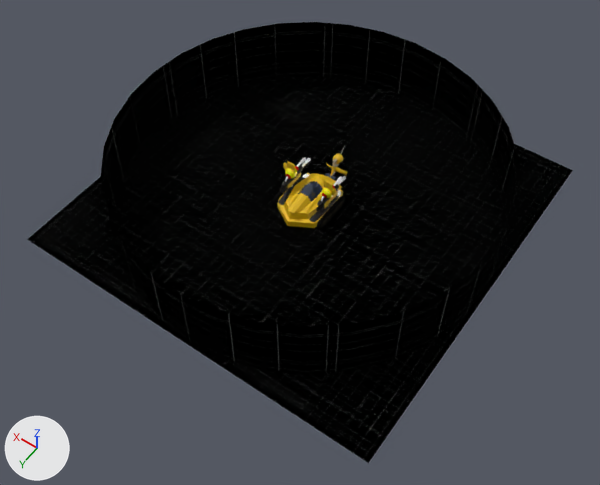
What one commit did to the Blender file artwork/bots/bot-2.blend.
Both versions are drawn from a camera (50 mm lens) standing at (-8.02, 11.63, 16.43) and looking at (-0.53, 1.15, -0.04). Arrows for +X, +Y and +Z are at lower left; the lights stay in place.

The scene before the commit, as lines of its bpy script (objects in view):
```python
ob_botbody1 = bpy.data.objects.new('BotBody1', me_cube)
ob_botbody1.parent = ob_botempty
ob_botbody1.location = (0.0, -0.0472, 0.5)
ob_botbody1.scale = (0.8, 1.0, 0.5)
ob_floor = bpy.data.objects.new('Floor', me_plane_001)
ob_floor.location = (0.0, 0.0, 0.0)
ob_floor.scale = (5.08, 5.08, 5.08)
ob_wall = bpy.data.objects.new('Wall', me_cylinder_004)
ob_wall.location = (0.0, 0.0, 0.94)
ob_wall.scale = (5.0, 5.0, 1.0)
```
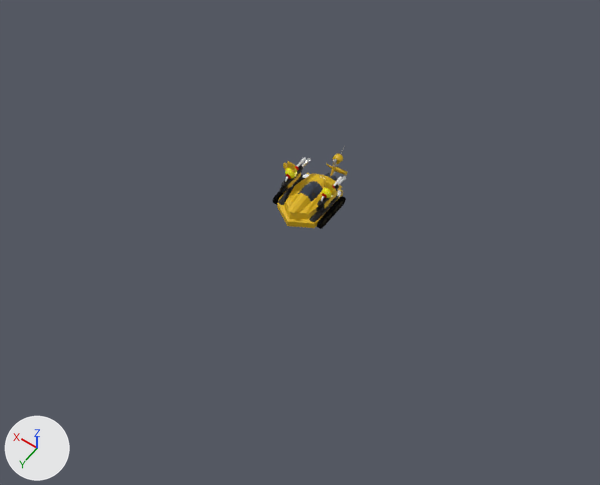
The change, as a diff of the scene's bpy script:
```diff
--- a/artwork/bots/bot-2.blend.py
+++ b/artwork/bots/bot-2.blend.py
@@ img_set_1_badge_4_png @@
+img_set_1_badge_4_png = load_image('set-1-badge-4.png', '../images/badges/export/set-1-badge-4.png', 200, 200, 'sRGB')
@@ mat_floor @@
 n0 = _N.new('ShaderNodeOutputMaterial'); n0.name = 'Material Output'
-n1 = _N.new('ShaderNodeTexImage'); n1.name = 'Image Texture'
-n1.image = img_floor_1_png
 n2 = _N.new('ShaderNodeBsdfPrincipled'); n2.name = 'Principled BSDF'
@@ mat_floor @@
 n2.inputs[13].default_value = 0.0  # 'Specular IOR Level'
-n3 = _N.new('ShaderNodeValToRGB'); n3.name = 'ColorRamp'
-while len(n3.color_ramp.elements) > 1: n3.color_ramp.elements.remove(n3.color_ramp.elements[-1])
-n3.color_ramp.elements[0].position = 0.305; n3.color_ramp.elements[0].color = (0.0, 0.0, 0.0, 1.0)
-_e = n3.color_ramp.elements.new(0.682); _e.color = (1.0, 1.0, 1.0, 1.0)
+n1 = _N.new('ShaderNodeTexImage'); n1.name = 'Image Texture'
+n1.image = img_floor_1_png
 _L.new(n2.outputs[0], n0.inputs[0])  # 'BSDF' to 'Surface'
-_L.new(n1.outputs[0], n3.inputs[0])  # 'Color' to 'Factor'
-_L.new(n3.outputs[0], n2.inputs[0])  # 'Color' to 'Base Color'
+_L.new(n1.outputs[0], n2.inputs[0])  # 'Color' to 'Base Color'
@@ mat_matbodydecal1 @@
+mat_matbodydecal1 = bpy.data.materials.new('MatBodyDecal1')
+# colours: yellow #dbb100
+# uses the picture img_set_1_badge_4_png
@@ me_cube @@
 # used by ob_botbody1; parent = ob_botempty; location = (0.0, -0.0472, 0.5); scale = (0.8, 1.0, 0.5)
-me_cube.from_pydata(...)  # 115 vertices, 104 faces; spans x 0.0..0.8, y -1.03..0.99, z -1.0..0.39
+me_cube.from_pydata(...)  # 238 vertices, 236 faces; spans x -0.8..0.8, y -1.03..0.99, z -1.0..0.39
+# me_cube part 1
+# 4 vertices are removed from x 0.0..0.15, y -0.67..-0.46, z -0.2..0.1
+# 18 faces are deleted
+# 2 vertices move from x 0.12..0.13, y -0.54..-0.43, z -0.11..0.06 to x 0.13..0.14, y -0.59..-0.48, z -0.14..0.03
+# 111 vertices are added at x -0.8..0.6, y -0.99..0.88, z -1.0..0.32
+# 10 new vertices lie (0.0, 0.0, 0.37) away from vertices in x -0.8..-0.24, y -0.66..0.88, z -0.96
+# 6 new vertices lie (0.04, -0.15, 0.0) away from vertices in x -0.6..-0.48, y -0.77..0.0, z -0.96..-0.27
+# 140 new faces join them, mat_matbody (yellow #dbb100)
+# 4 new faces join them, mat_matbodydecal1
+# 6 new faces join them, mat_matturrett (dark blue #333c4c)
 me_cube.materials.append(mat_matbody)
 me_cube.materials.append(mat_matturrett)
+me_cube.materials.append(mat_matbodydecal1)
@@ ob_wall @@
 ob_wall.scale = (5.0, 5.0, 1.0)
+ob_wall.hide_set(True)  # its collection is switched off
@@ ob_floor @@
 ob_floor.scale = (5.08, 5.08, 5.08)
+ob_floor.hide_set(True)  # its collection is switched off
@@ ob_botbody1 @@
 ob_botbody1.scale = (0.8, 1.0, 0.5)
-_m = ob_botbody1.modifiers.new('Mirror', 'MIRROR')
-_m.use_clip = True
```

Pixel boxes (x1, y1, x2, y2) of what changed, in the pictures (600 x 485 px):
'Floor', hidden: before (27, 76, 573, 463)
'Wall', hidden: before (100, 22, 519, 374)
part 1 of me_cube, built on: before (284, 174, 334, 219); after (284, 174, 343, 228)
